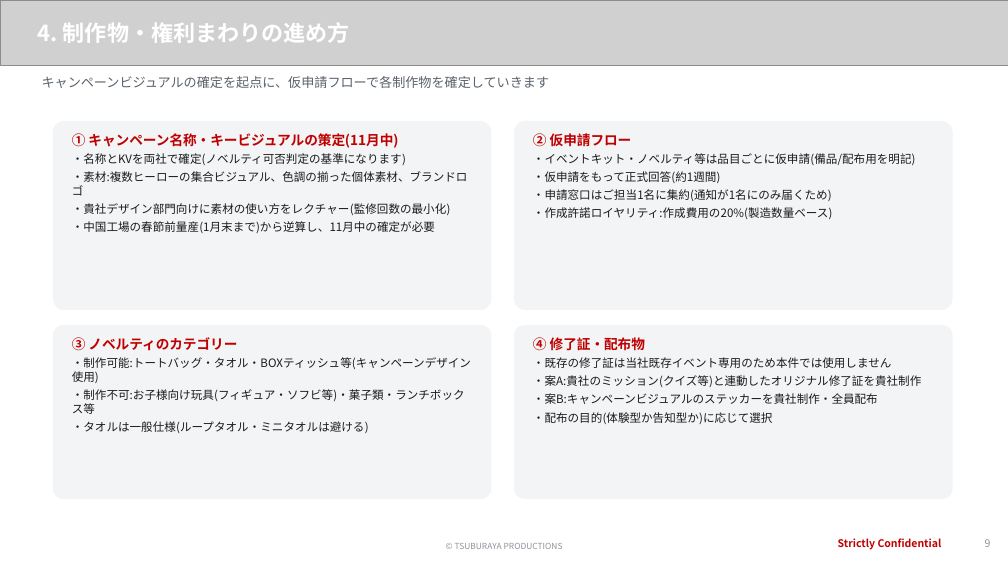
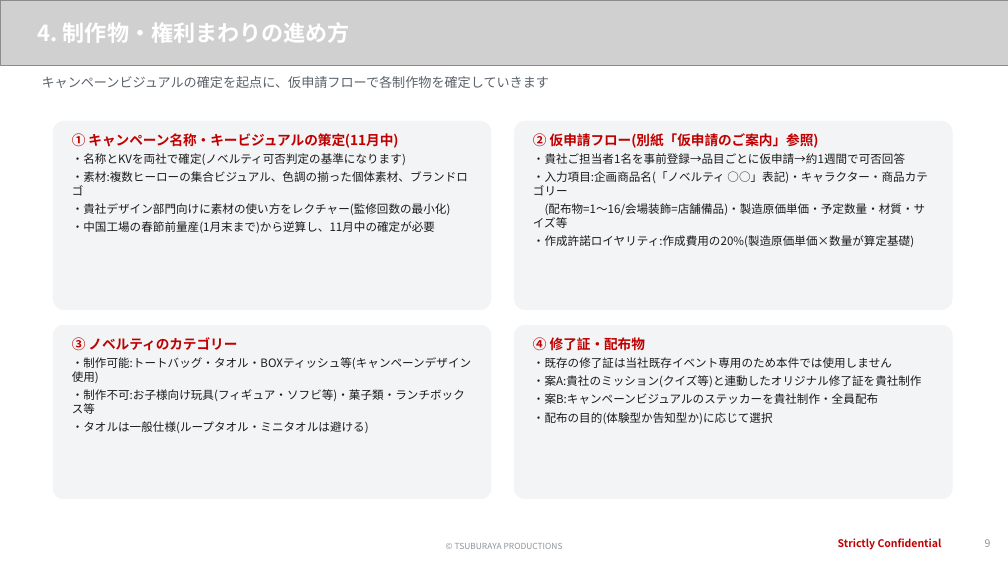
Before and after one commit to hayatoshintani-spe/kessho-lens, a slide deck: slide 9 of docs/proposals/softbank-ultraman-caravan/SB様提示用_1022ミーティング資料.pptx. Drawn at 1008x567 pixels with LibreOffice and Linux fonts; fonts in the diff are those of the drawing; grey boxes stand for pictures. Boxes give left, top, right and bottom in pixels: in the first picture for what was removed or moved away, otherwise in the second. Text is boxed around its words. In the diff, an @@ line names an element or a change of style, - is before the commit and + after.

```diff
--- a/docs/proposals/softbank-ultraman-caravan/SB様提示用_1022ミーティング資料.pptx
+++ b/docs/proposals/softbank-ultraman-caravan/SB様提示用_1022ミーティング資料.pptx
@@ text at <box>533,133,927,247</box>: text changed @@
-② 仮申請フロー
-・イベントキット・ノベルティ等は品目ごとに仮申請(備品/配布用を明記)
-・仮申請をもって正式回答(約1週間)
-・申請窓口はご担当1名に集約(通知が1名にのみ届くため)
-・作成許諾ロイヤリティ:作成費用の20%(製造数量ベース)
+② 仮申請フロー(別紙「仮申請のご案内」参照)
+・貴社ご担当者1名を事前登録→品目ごとに仮申請→約1週間で可否回答
+・入力項目:企画商品名(「ノベルティ ○○」表記)・キャラクター・商品カテゴリー
+(配布物=1〜16/会場装飾=店舗備品)・製造原価単価・予定数量・材質・サイズ等
+・作成許諾ロイヤリティ:作成費用の20%(製造原価単価×数量が算定基礎)
```
Also in this commit, not shown: 5 other files.
